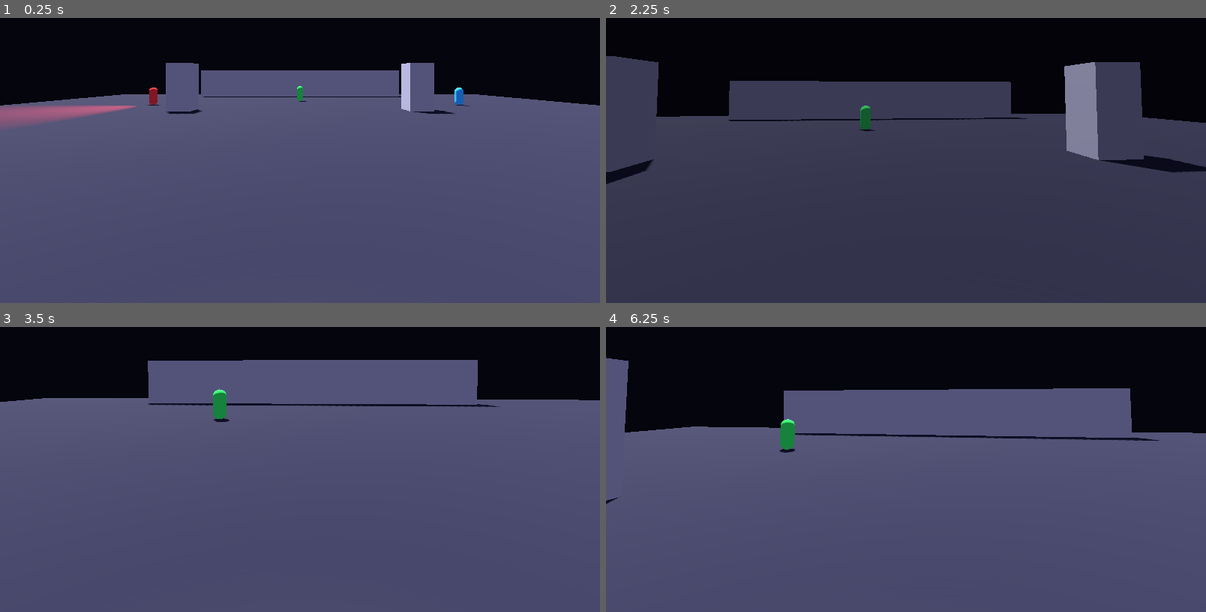
Above: before the commit, frames 1-4 (two rows, left to right).
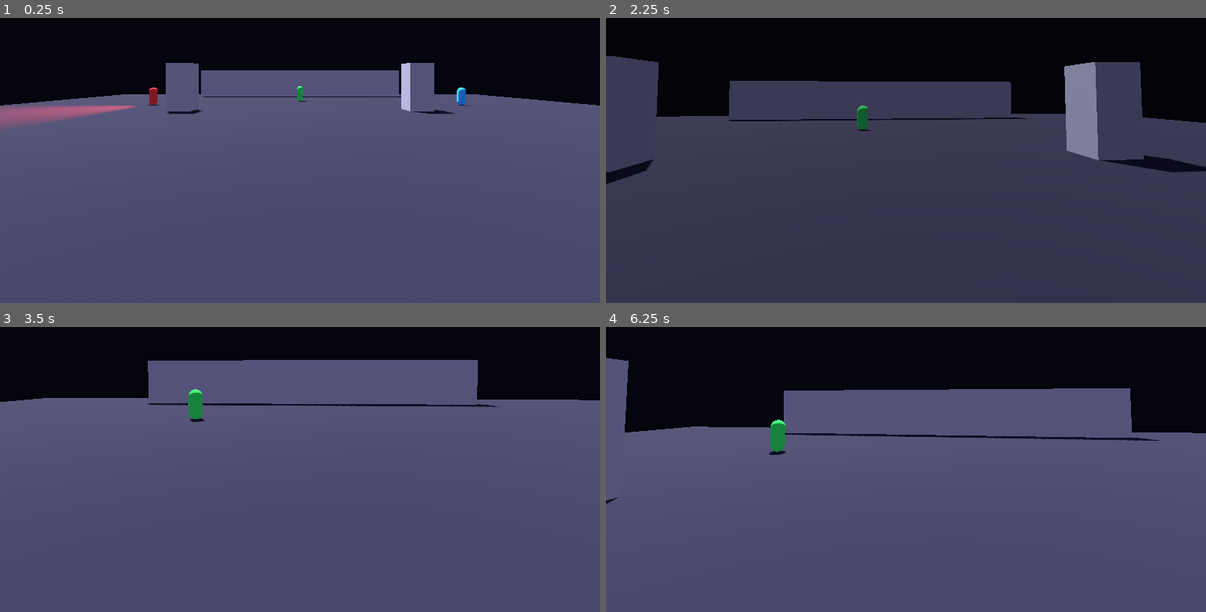
Above: after the commit, the same moments.

Repository: toot-a-loot/UP-GameJam
Game: Godot game, scene res://entities/enemies/enemy_test_scene.tscn
Same seed, same stepped clock (60 frames per second), same inputs: the game is played once before the commit and once after it. This scene is started directly instead of the project's main scene.
Inputs (mouse positions are in pixels of both pictures, inside the frame that each line leads up to):
- Up to frame 1 (0.25 s): no input
- Up to frame 2 (2.25 s): tap Enter at 0.5, 1.35 s; move the mouse to (936, 77) at 0.52 s; hold W (move_up) from 0.53 s (still down); tap Space (cover_eyes) at 0.6 s; move the mouse to (876, 80) at 1.27 s; move the mouse to (918, 69) at 2.02 s; tap F at 2.1 s
- Up to frame 3 (3.5 s): keep holding W (move_up); move the mouse to (294, 395) at 2.77 s; tap Space (cover_eyes) at 2.85 s
- Up to frame 4 (6.25 s): move the mouse to (948, 392) at 3.52 s; tap Enter at 3.6, 5.75, 5.85 s; move the mouse to (858, 381) at 4.27 s; tap F at 4.35 s; tap Space (cover_eyes) at 5, 5.1 s; move the mouse to (912, 386) at 5.02 s; move the mouse to (882, 378) at 5.77 s; release W (move_up) at 5.78 s; hold D (move_right) from 5.78 s (still down)

The runs differ from the first frame. In frame 1, less than 0.1% of the frame differs, in the area x 75-78%, y 24-31%; in frame 2, 0.1%; in frame 3, 0.5%, in the area x 31-39%, y 21-34%; in frame 4, 0.4%.

Commit message:
Fix: monsters not detecting player, and adjusted monster

Diff:
--- a/entities/enemies/chaser/chaser.gd
+++ b/entities/enemies/chaser/chaser.gd
@@ -8,7 +8,7 @@
 #chase settings
 @export var detection_radius: float = 8.0
 @export var give_up_distance: float = 15.0
-@export var give_up_time: float = 2.0
+@export var give_up_time: float = 8.0
 
 #patrol settings
 @export var patrol_points: Array[Vector3] = []
@@ -31,7 +31,7 @@
 
 func _ready():
 	super._ready()
-	speed = 3.5
+	speed = 4.5
 	can_move = true
 
 	#connect signals sa detect area
@@ -40,33 +40,29 @@
 		detection_area.body_exited.connect(_on_detection_area_body_exited)
 
 func _physics_process(delta):
+	if player == null:
+		player = EnemyManager.get_player()
 	if player:
 		_check_player_proximity()
 
-		if is_chasing: #stop chasing if layo na
-			var distance = global_position.distance_to(player.global_position)
-			if distance > give_up_distance:
-				is_chasing = false
-				print("too far stop chase")
-
 	if is_chasing:
 		no_stimulus_timer += delta
+
 		if no_stimulus_timer >= give_up_time:
 			is_chasing = false
-			print("lost track of player stop case")
-
 	if is_waiting:
 		patrol_wait_timer -= delta
+
 		if patrol_wait_timer <= 0:
 			is_waiting = false
 			_next_patrol_point()
 
-	if velocity.length() > 0.1: #play footstep sound if moving
+	if velocity.length() > 0.1:
 		footstep_timer -= delta
 		if footstep_timer <= 0:
 			_play_footstep()
-			footstep_timer =footstep_interval
-	else: #not moving
+			footstep_timer = footstep_interval
+	else:
 		if footstep_sound and footstep_sound.playing:
 			footstep_sound.stop()
 
--- a/entities/enemies/chaser/chaser.tscn
+++ b/entities/enemies/chaser/chaser.tscn
@@ -19,6 +19,7 @@
 radius = 8.0
 
 [node name="Chaser" type="CharacterBody3D"]
+collision_mask = 3
 script = ExtResource("1_chaser")
 speed = 3.5
 
@@ -32,11 +33,9 @@
 
 [node name="NavigationAgent3D" type="NavigationAgent3D" parent="."]
 path_desired_distance = 0.5
-target_desired_distance = 1.0
 
 [node name="DetectionArea" type="Area3D" parent="."]
-collision_layer = 0
-collision_mask = 1
+collision_mask = 2
 
 [node name="DetectionRadius" type="CollisionShape3D" parent="DetectionArea"]
 shape = SubResource("SphereShape3D_detection")
--- a/entities/enemies/listener/listener.gd
+++ b/entities/enemies/listener/listener.gd
@@ -17,8 +17,8 @@
 @onready var footstep_sound: AudioStreamPlayer3D = $FootstepSound
 
 #footstep
-@export var chase_speed: float = 7.0
-@export var walk_speed: float = 5.0
+@export var chase_speed: float = 9.5
+@export var walk_speed: float = 6.0
 @export var footstep_chase_sound: AudioStream
 @export var footstep_walk_sound: AudioStream
 @export var footstep_interval: float = 0.3
@@ -50,6 +50,8 @@
 		hearing_area.body_exited.connect(_on_hearing_area_body_exited)
 
 func _physics_process(delta):
+	if player == null:
+		player = EnemyManager.get_player()
 	if player:
 		_check_for_footsteps()
 
@@ -89,7 +91,7 @@
 	if distance_to_player > hearing_radius:
 		return
 
-	if player.is_covering_eyes and player.velocity.length() > 0.1:
+	if player.velocity.length() > 0.1:
 		_hear_player()
 
 func _hear_player():
@@ -143,10 +145,13 @@
 		player_in_hearing_range = false
 
 func _on_player_spotted(position: Vector3):
-	pass
+	#receives alert from watcher dili kani nga monster mismo ang makakita
+	set_chase_target(position)
+	search_timer = memory_duration
+	is_chasing = true
 
 func can_hear_player() -> bool:
 	if player == null:
 		return false
 	var distance = global_position.distance_to(player.global_position)
-	return distance <= hearing_radius and player.is_covering_eyes and player.velocity.length() > 0.1
+	return distance <= hearing_radius and player.velocity.length() > 0.1
--- a/entities/enemies/listener/listener.tscn
+++ b/entities/enemies/listener/listener.tscn
@@ -20,6 +20,7 @@
 radius = 12.0
 
 [node name="Listener" type="CharacterBody3D"]
+collision_mask = 3
 script = ExtResource("1_listener")
 footstep_chase_sound = ExtResource("2_footstep_audio")
 footstep_walk_sound = ExtResource("3_j15k5")
@@ -36,7 +37,7 @@
 path_desired_distance = 0.5
 
 [node name="HearingArea" type="Area3D" parent="."]
-collision_layer = 0
+collision_mask = 2
 
 [node name="HearingRadius" type="CollisionShape3D" parent="HearingArea"]
 shape = SubResource("SphereShape3D_hearing")
--- a/entities/enemies/watcher/watcher.gd
+++ b/entities/enemies/watcher/watcher.gd
@@ -6,7 +6,7 @@
 #vision settings
 @export var vision_range: float = 15.0
 @export var vision_angle: float = 45.0
-@export var alert_cooldown: float = 5.0
+@export var alert_cooldown: float = 4
 @export var eyes_open_duration: float = 5.0
 @export var eyes_closed_duration: float = 2.0
 
@@ -34,6 +34,10 @@
 	#start with eyes open
 	eyes_open = true
 	eye_timer = eyes_open_duration
+
+	raycast.collision_mask = 3
+	raycast.add_exception(self)
+
 	#connect vision area signals
 	if vision_area:
 		vision_area.body_entered.connect(_on_vision_area_body_entered)
--- a/entities/enemies/watcher/watcher.tscn
+++ b/entities/enemies/watcher/watcher.tscn
@@ -16,13 +16,11 @@
 height = 1.8
 
 [sub_resource type="CylinderShape3D" id="CylinderShape3D_vision"]
-top_radius = 8.0
-bottom_radius = 0.5
 height = 15.0
 
 [node name="Watcher" type="CharacterBody3D"]
+collision_mask = 3
 script = ExtResource("1_watcher")
-can_move = false
 
 [node name="CollisionShape3D" type="CollisionShape3D" parent="."]
 transform = Transform3D(1, 0, 0, 0, 1, 0, 0, 0, 1, 0, 0.9, 0)
@@ -36,9 +34,7 @@
 
 [node name="VisionArea" type="Area3D" parent="."]
 transform = Transform3D(1, 0, 0, 0, 1, 0, 0, 0, 1, 0, 0.9, 0)
-collision_layer = 0
-collision_mask = 1
-monitoring = true
+collision_mask = 2
 
 [node name="VisionCone" type="CollisionShape3D" parent="VisionArea"]
 transform = Transform3D(-4.37114e-08, 0, 1, 0, 1, 0, -1, 0, -4.37114e-08, 0, 0, -7.5)
@@ -46,7 +42,6 @@
 
 [node name="RayCast3D" type="RayCast3D" parent="."]
 transform = Transform3D(1, 0, 0, 0, 1, 0, 0, 0, 1, 0, 0.9, 0)
-enabled = true
 target_position = Vector3(0, 0, -15)
 
 [node name="VisionLight" type="SpotLight3D" parent="."]
@@ -57,7 +52,6 @@
 light_volumetric_fog_energy = 3.0
 shadow_enabled = true
 spot_range = 20.0
-spot_angle = 45.0
 spot_attenuation = 0.5
 
 [node name="AlertSound" type="AudioStreamPlayer3D" parent="."]
--- a/entities/player/player.gd
+++ b/entities/player/player.gd
@@ -22,9 +22,8 @@
 	# --- NEW: Capture Mouse ---
 	Input.mouse_mode = Input.MOUSE_MODE_CAPTURED
 
-	# register player to enemy manager
-	if get_tree().has_group("EnemyManager"): # Safety check
-		EnemyManager.register_player(self)
+	#ayaw ni e check gang kay maguba jud, matic lng e register ang player
+	EnemyManager.register_player(self)
 
 # --- NEW: Input Function for Mouse Look ---
 func _input(event):
--- a/entities/player/player.tscn
+++ b/entities/player/player.tscn
@@ -7,6 +7,7 @@
 [sub_resource type="CapsuleMesh" id="CapsuleMesh_abrql"]
 
 [node name="Player" type="CharacterBody3D"]
+collision_layer = 2
 script = ExtResource("1_abrql")
 
 [node name="CollisionShape3D" type="CollisionShape3D" parent="."]
Not shown: 1 places in entities/enemies/chaser/chaser.tscn that only renumber resources
Not shown: 1 places in entities/enemies/enemy_test_scene.tscn that only renumber resources
Not shown: 1 places in entities/enemies/watcher/watcher.tscn that only renumber resources
